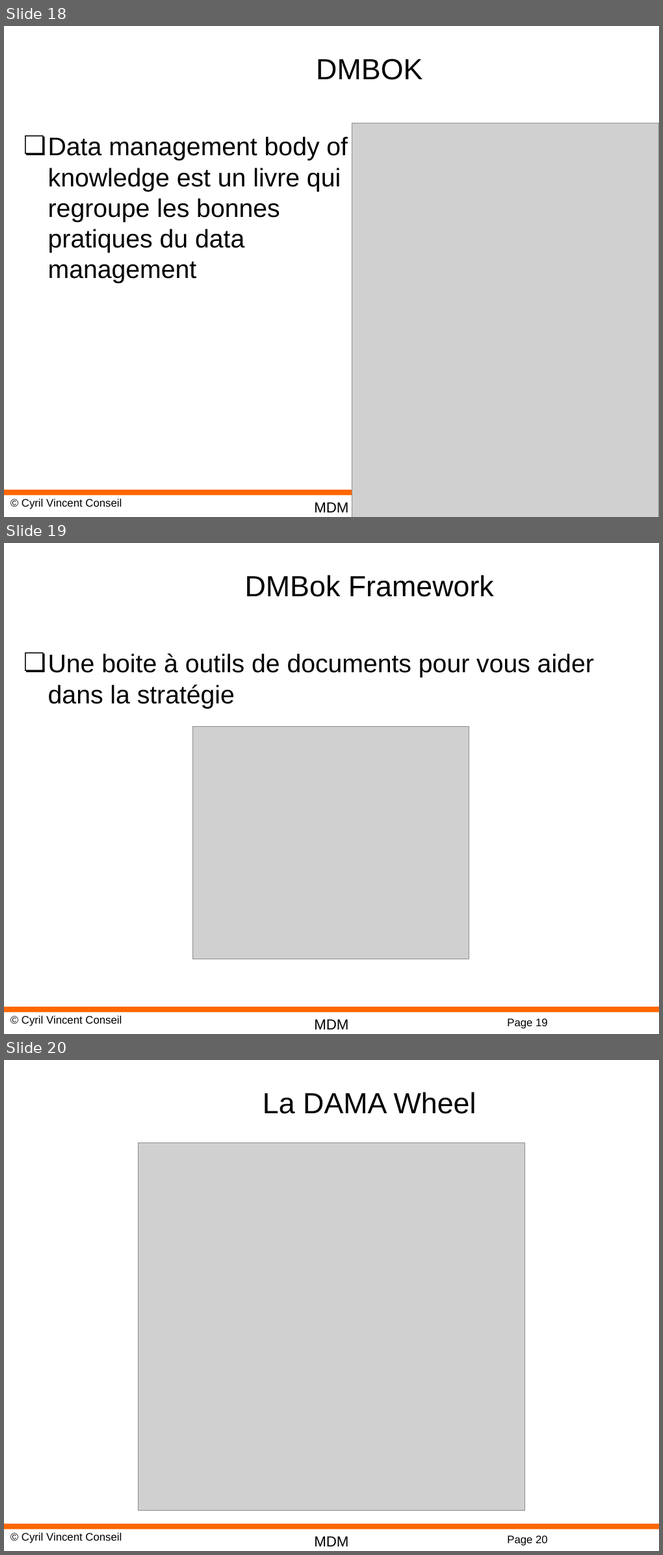
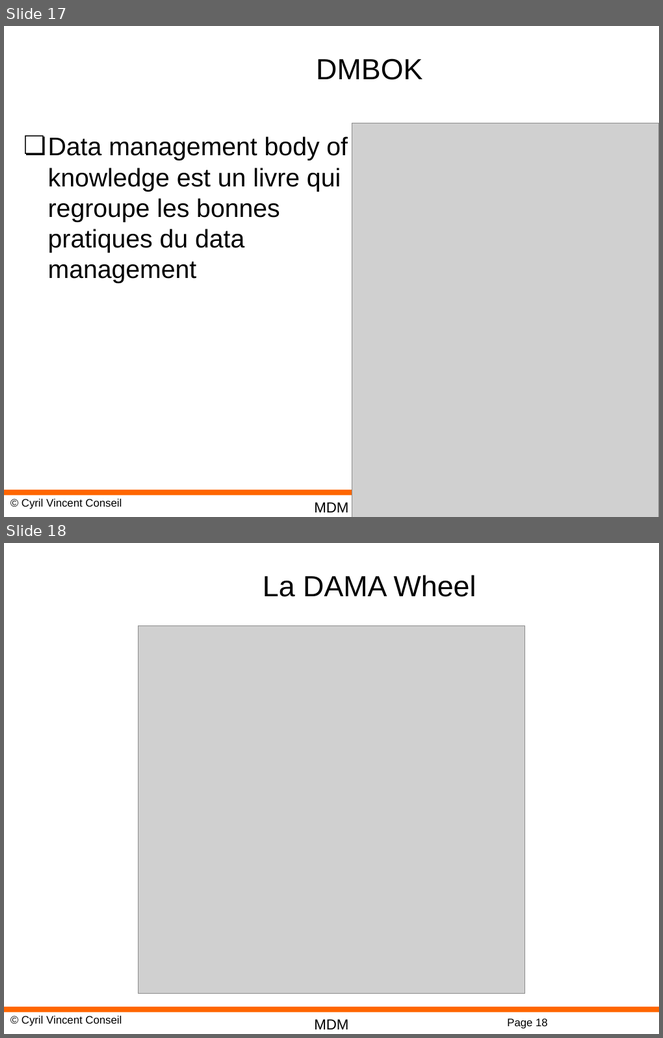
Before and after one commit to cyrilvincent/mdm, a slide deck: DM02-DataManagement.pptx. Shown one above the other, each under a label of ours: slides 18, 19 and 20 before the commit, slides 17 and 18 after it. The pictures are 663x1555 and 663x1038 pixels, drawn with LibreOffice and Linux fonts; fonts in the diff are those of the drawing; grey boxes stand for pictures; background and template pictures are left out. Boxes give left, top, right and bottom in pixels: in the first picture for what was removed or moved away, otherwise in the second. Text is boxed around its words. In the diff, an @@ line names an element or a change of style, - is before the commit and + after.

```diff
--- a/DM02-DataManagement.pptx
+++ b/DM02-DataManagement.pptx
@@ slide 19 removed at box(4, 543, 659, 1034), background #FFFFFF; not listed: 4 template elements that a slide beside it also shows @@
@@ title removed at box(245, 575, 494, 597) @@
-DMBok Framework
@@ text removed at box(48, 653, 594, 709) @@
-❏ Une boite à outils de documents pour vous aider dans la stratégie
@@ picture removed at box(192, 727, 469, 960) @@
@@ what was slide 18 is now slide 17 @@
@@ what was slide 20 is now slide 18 @@
@@ page number at box(507, 1019, 548, 1029): text changed @@
-Page 20
+Page 18
```
Also in this commit, not shown: 4 slides changed, 1 other slide removed, 12 other files.
